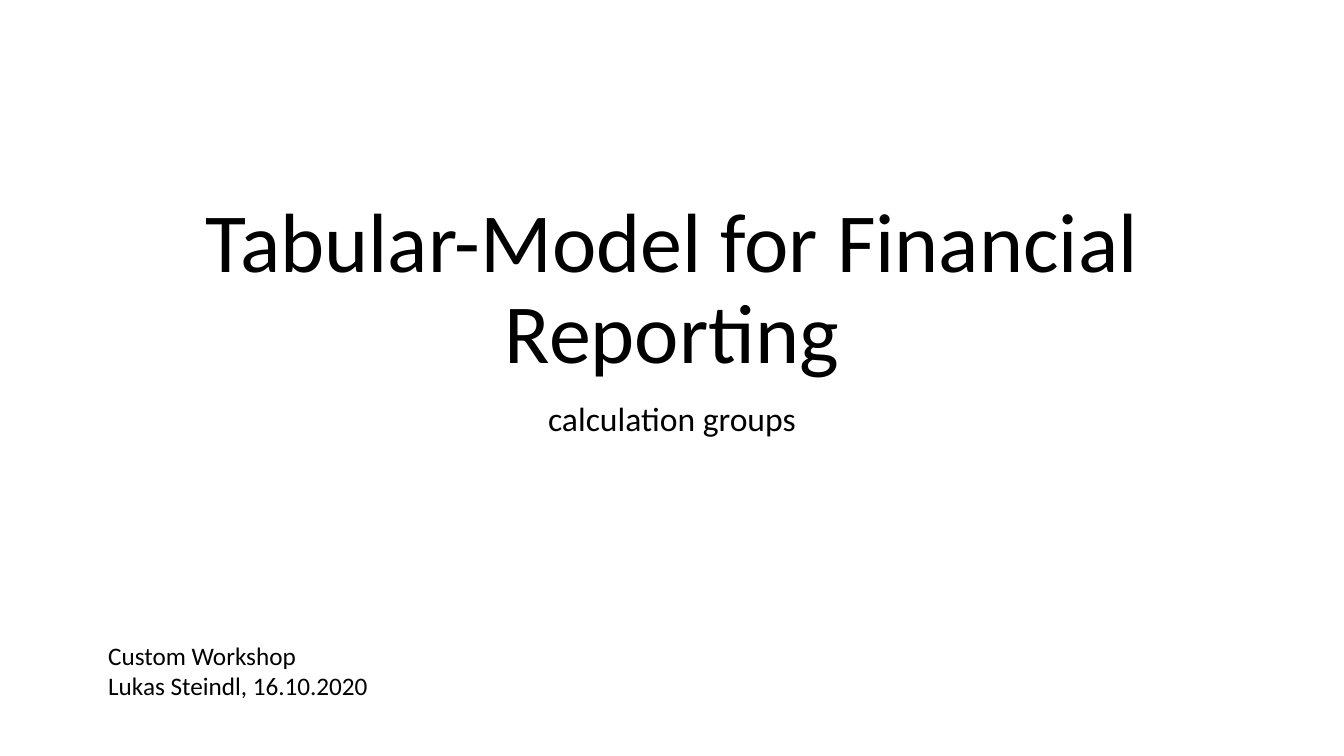
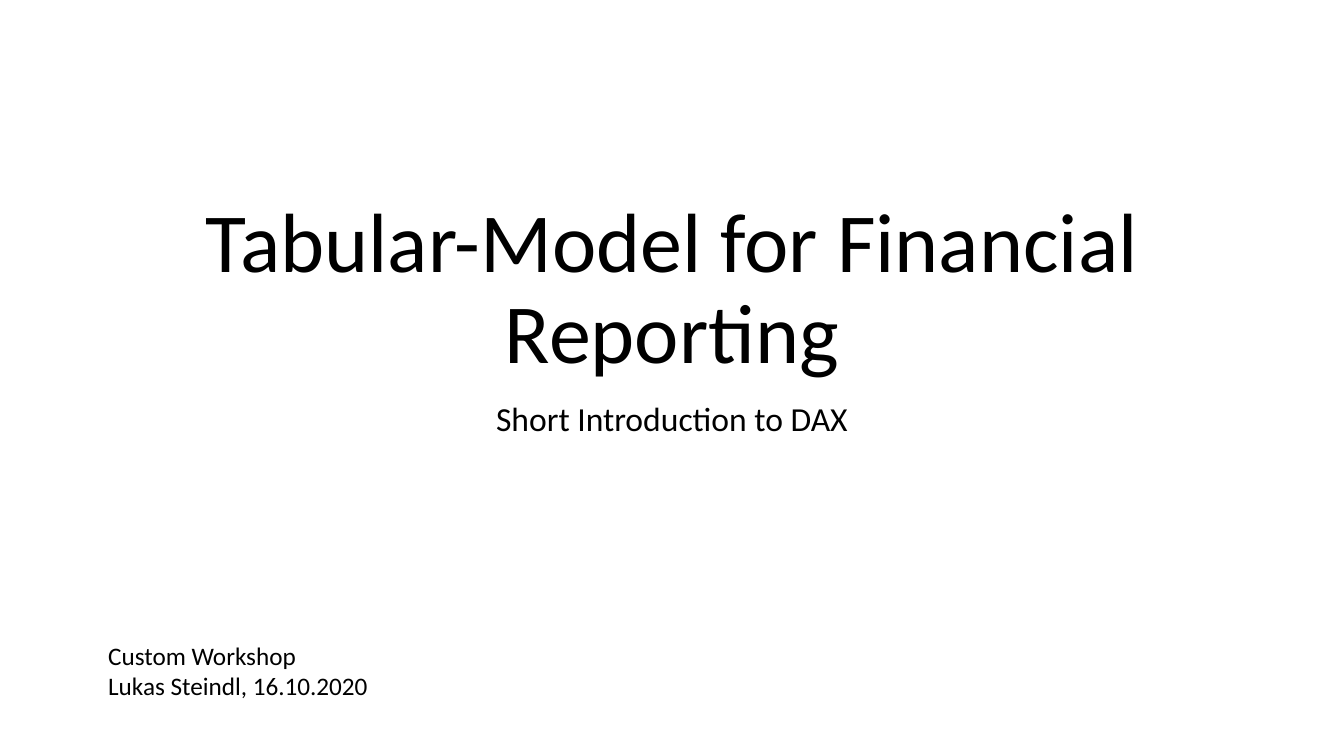
Before and after one commit to LukasSteindl/tabularmodelforfinance, a slide deck: slide 25 of Slides.pptx (slide 15 before the commit). Drawn at 1344x756 pixels with LibreOffice and Linux fonts; fonts in the diff are those of the drawing. Boxes give left, top, right and bottom in pixels: in the first picture for what was removed or moved away, otherwise in the second. Text is boxed around its words. In the diff, an @@ line names an element or a change of style, - is before the commit and + after.

Commit message:
added more slides

```diff
--- a/Slides.pptx
+++ b/Slides.pptx
@@ subtitle at bbox=[496, 407, 848, 432]: text changed @@
-calculation groups
+Short Introduction to DAX
```
Also in this commit, not shown: 11 slides added, 1 slide removed.
